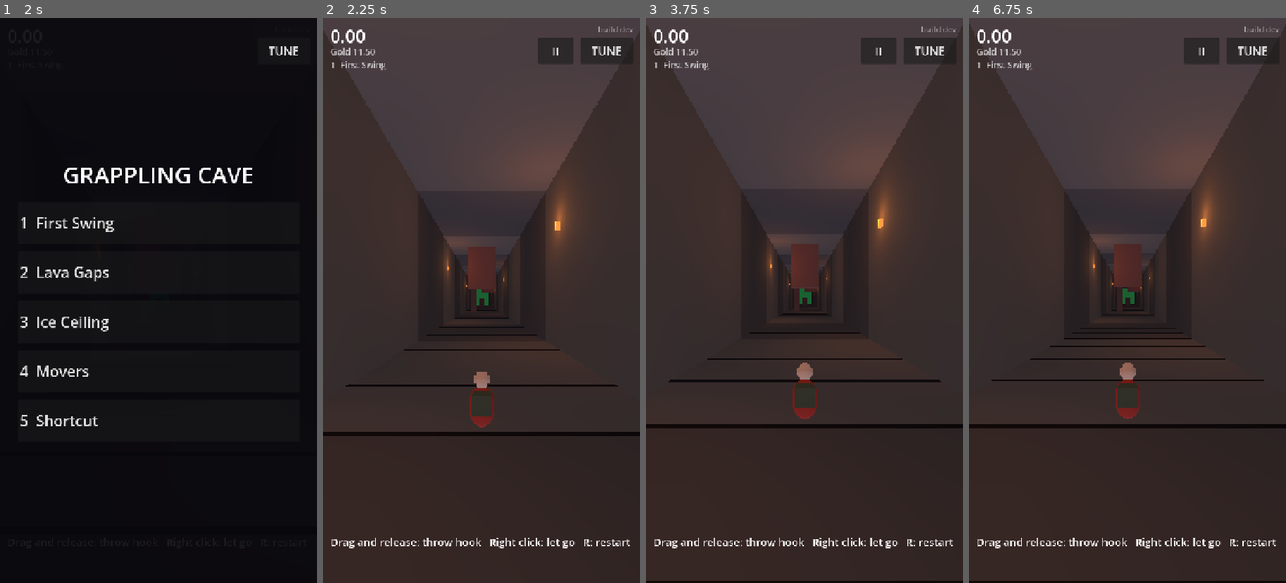
Above: before the commit, frames 1-4 (left to right).
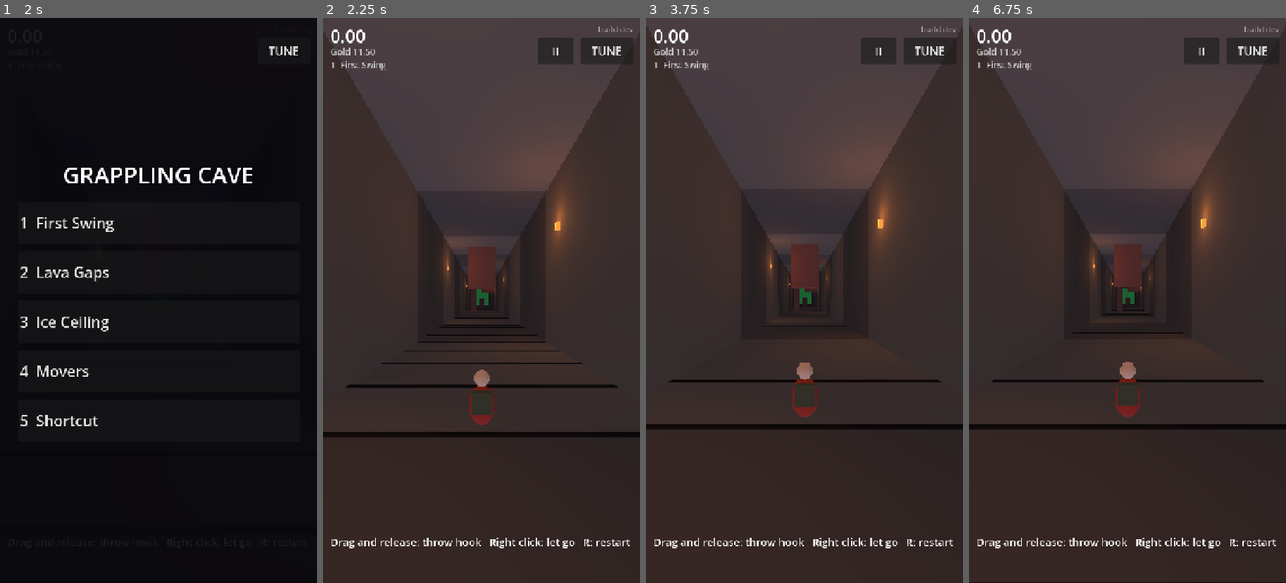
Above: after the commit, the same moments.

Repository: j4nric/Grappling-hook-app
Game: Godot game, scene res://scenes/main.tscn
Same seed, same stepped clock (60 frames per second), same inputs: the game is played once before the commit and once after it.
Inputs:
- Up to frame 1 (2 s): click "TUNE" at 0.5 s; click "Play" at 1.25 s
- Up to frame 2 (2.25 s): click "1 First Swing" at 2 s
- Up to frame 3 (3.75 s): click "II" at 2.75 s; click "Restart" at 3.5 s
- Up to frame 4 (6.75 s): click "TUNE" at 4.25 s; click "Play" at 5 s; click "II" at 5.75 s; click "Restart" at 6.5 s

Frame 1 is identical in both runs. In frame 2, 1.0% of the frame differs, in the area x 0-100%, y 19-75%; in frame 3, 1.0%; in frame 4, 1.2%, in the area x 0-100%, y 19-100%.

Commit message:
Flüssige Darstellung: Physik-Interpolation, Kamera und Seil pro Frame
- Physik-Interpolation an: Spieler und Mover werden zwischen den 60-Hz-
  Physikschritten gezeichnet (120-Hz-iPhones, Bildrate-Einbrüche)
- Kamera-Rig folgt der interpolierten Position in _process; Seil, Haken
  (auch im Flug, zwischen zwei Ticks), Rückholen und Geist werden pro
  gezeichnetem Frame platziert
- Teleports setzen die Interpolation zurück
- Test für Einstellung, Seilansatz und Teleport

Co-Authored-By: Claude Opus 5.5 <noreply@anthropic.com>
Claude-Session: https://claude.ai/code/session_01NprrisYecDf1UXiA34pvZx

Diff:
--- a/project.godot
+++ b/project.godot
@@ -38,6 +38,10 @@
 [physics]
 
 common/physics_ticks_per_second=60
+; Smooth movement on 120 Hz screens and when frames drop: bodies are drawn
+; between physics ticks. Jitter fix is not needed with interpolation.
+common/physics_interpolation=true
+common/physics_jitter_fix=0.0
 
 [rendering]
 
--- a/scripts/camera_rig.gd
+++ b/scripts/camera_rig.gd
@@ -51,6 +51,10 @@
 
 func _ready() -> void:
 	camera.keep_aspect = Camera3D.KEEP_WIDTH if keep_width else Camera3D.KEEP_HEIGHT
+	# The rig follows the interpolated player every rendered frame itself.
+	physics_interpolation_mode = Node.PHYSICS_INTERPOLATION_MODE_OFF
+	if view_camera:
+		view_camera.physics_interpolation_mode = Node.PHYSICS_INTERPOLATION_MODE_OFF
 	camera.fov = base_fov
 	if target:
 		global_position = target.global_position + offset
@@ -69,14 +73,17 @@
 	add_trauma(maxf(0.0, impact_speed - 8.0) * landing_shake_per_speed)
 
 
-func _physics_process(delta: float) -> void:
+## Runs per rendered frame on the interpolated player position: smooth at any
+## refresh rate (the physics tick is fixed at 60 Hz).
+func _process(delta: float) -> void:
 	if target == null:
 		return
 
-	var desired := target.global_position + offset
+	var target_position := target.get_global_transform_interpolated().origin
+	var desired := target_position + offset
 	global_position = global_position.lerp(desired, 1.0 - exp(-follow_speed * delta))
 
-	var look := target.global_position + look_ahead
+	var look := target_position + look_ahead
 	if _is_pulled():
 		look = look.lerp(target.anchor, anchor_look_weight)
 	_look_target = _look_target.lerp(look, 1.0 - exp(-look_lerp_speed * delta))
--- a/scripts/ghost.gd
+++ b/scripts/ghost.gd
@@ -11,6 +11,8 @@
 
 func _ready() -> void:
 	top_level = true
+	# Placed by hand every rendered frame.
+	physics_interpolation_mode = Node.PHYSICS_INTERPOLATION_MODE_OFF
 	visible = false
 
 
--- a/scripts/player.gd
+++ b/scripts/player.gd
@@ -20,6 +20,8 @@
 const FLOOR_NORMAL_Y := 0.7
 ## Surfaces in this group never hold the hook (e.g. ice).
 const NO_HOOK_GROUP := "no_hook"
+## The hook and rope start here, relative to the body (the hand).
+const HOOK_OFFSET := Vector3(0.0, 0.6, 0.0)
 
 # --- Tuning (exposed in the inspector, change freely while playing) -----------
 @export_group("Physics")
@@ -92,6 +94,8 @@
 var _hook_velocity := Vector3.ZERO
 var _attached_time := 0.0
 var _was_on_floor := false
+## Hook position one physics tick ago, for smooth drawing while it flies.
+var _hook_prev := Vector3.ZERO
 ## Moving body the hook sticks to, and the anchor in its local space.
 var _anchor_body: Node3D = null
 var _anchor_local := Vector3.ZERO
@@ -117,6 +121,9 @@
 	hook.visible = false
 	aim_marker.top_level = true
 	aim_marker.visible = false
+	# These are placed by hand every rendered frame.
+	for node: Node3D in [rope, hook, aim_line, aim_marker]:
+		node.physics_interpolation_mode = Node.PHYSICS_INTERPOLATION_MODE_OFF
 
 
 func _physics_process(delta: float) -> void:
@@ -151,11 +158,22 @@
 		elif release_when_blocked and _is_rope_blocked():
 			release("blocked")
 
-	if hook_state != HookState.IDLE:
-		rope.update_line(_hook_origin(), anchor)
+
+
+## Visuals run per rendered frame (not per physics tick) with the
+## interpolated body position, so rope and hook stay smooth at 120 Hz and
+## when the frame rate drops.
+func _process(delta: float) -> void:
+	var origin := get_global_transform_interpolated().origin + HOOK_OFFSET
+	if hook_state == HookState.FLYING:
+		var hook_pos := _hook_prev.lerp(anchor, Engine.get_physics_interpolation_fraction())
+		rope.update_line(origin, hook_pos)
+		hook.global_position = hook_pos
+	elif hook_state == HookState.ATTACHED:
+		rope.update_line(origin, anchor)
 		hook.global_position = anchor
 	elif _retract_left > 0.0:
-		_update_retract(delta)
+		_update_retract(delta, origin)
 
 
 ## Rope pull, applied as velocity so the momentum survives letting go.
@@ -235,6 +253,7 @@
 
 
 func _fly_hook(delta: float) -> void:
+	_hook_prev = anchor
 	_hook_velocity.y -= hook_gravity * delta
 	var next := anchor + _hook_velocity * delta
 	var query := PhysicsRayQueryParameters3D.create(anchor, next)
@@ -325,7 +344,7 @@
 
 
 func _hook_origin() -> Vector3:
-	return global_position + Vector3(0.0, 0.6, 0.0)
+	return global_position + HOOK_OFFSET
 
 
 func _on_aim_changed(swipe: Vector2) -> void:
@@ -361,6 +380,7 @@
 	last_throw_speed = speed
 	release("throw")
 	anchor = _hook_origin()
+	_hook_prev = anchor
 	_hook_velocity = _throw_direction(swipe) * speed + velocity
 	hook_state = HookState.FLYING
 	rope.visible = true
@@ -393,11 +413,11 @@
 	hook.visible = retract
 
 
-func _update_retract(delta: float) -> void:
+func _update_retract(delta: float, origin: Vector3) -> void:
 	_retract_left = maxf(0.0, _retract_left - delta)
 	var t := 1.0 - _retract_left / maxf(hook_retract_time, 0.001)
-	var pos := _retract_from.lerp(_hook_origin(), t)
-	rope.update_line(_hook_origin(), pos)
+	var pos := _retract_from.lerp(origin, t)
+	rope.update_line(origin, pos)
 	hook.global_position = pos
 	if _retract_left <= 0.0:
 		rope.visible = false
@@ -411,3 +431,5 @@
 	Engine.time_scale = 1.0
 	global_position = position_3d
 	velocity = Vector3.ZERO
+	# A teleport, not a movement: no interpolation from the old position.
+	reset_physics_interpolation()
--- /dev/null
+++ b/tests/test_smooth.gd
@@ -0,0 +1,31 @@
+extends "res://tests/test_case.gd"
+## Smooth drawing: physics interpolation on, visuals follow the interpolated
+## player every rendered frame, teleports do not interpolate.
+
+
+func run() -> void:
+	check(ProjectSettings.get_setting("physics/common/physics_interpolation"), "physics interpolation is on")
+	await load_main()
+	var p := player()
+	var rig := main.get_node("CameraRig")
+	await wait_frames(5)
+	check(rig.physics_interpolation_mode == Node.PHYSICS_INTERPOLATION_MODE_OFF, "camera rig moves itself per frame")
+	check(p.rope.physics_interpolation_mode == Node.PHYSICS_INTERPOLATION_MODE_OFF, "rope is placed per frame")
+
+	InputRouter.throw_requested.emit(Vector2(0, -300), Vector2(0, -3000))
+	await wait_frames(4)
+	await get_tree().process_frame
+	var origin: Vector3 = p.get_global_transform_interpolated().origin + p.HOOK_OFFSET
+	var vertices: PackedVector3Array = p.rope.mesh.surface_get_arrays(0)[Mesh.ARRAY_VERTEX]
+	var nearest := INF
+	for v in vertices:
+		nearest = minf(nearest, v.distance_to(origin))
+	check(nearest < 0.1, "rope starts at the interpolated hand (%.3f m)" % nearest)
+
+	# Teleport (restart): the camera target is the new position at once.
+	p.global_position = Vector3(0, 0, -100)
+	await wait_frames(2)
+	main.restart()
+	await get_tree().process_frame
+	var drawn := p.get_global_transform_interpolated().origin
+	check(drawn.distance_to(p.global_position) < 0.01, "a teleport is not interpolated")
Not shown, changed: CLAUDE.md
Not shown, changed: docs/next-steps.md
